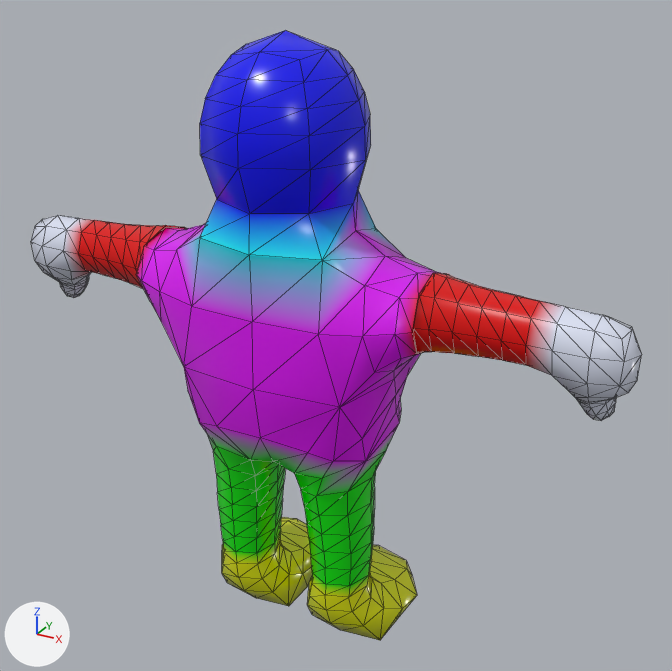
The glTF model do-not-drop/assets/models/characters/gel/gel_body_lod1.glb: old version first, new version second.
Both versions are drawn from a 50 mm camera at (1.238, -1.997, 1.988) aimed at (0.086, 0.096, 0.942). The lights are fixed; the arrows at lower left show +X, +Y and +Z. The older version comes first. Shape keys are drawn at the values saved in each file. Mesh edges are drawn as thin lines.

Objects in the first picture: 'GelBodyLOD1'.
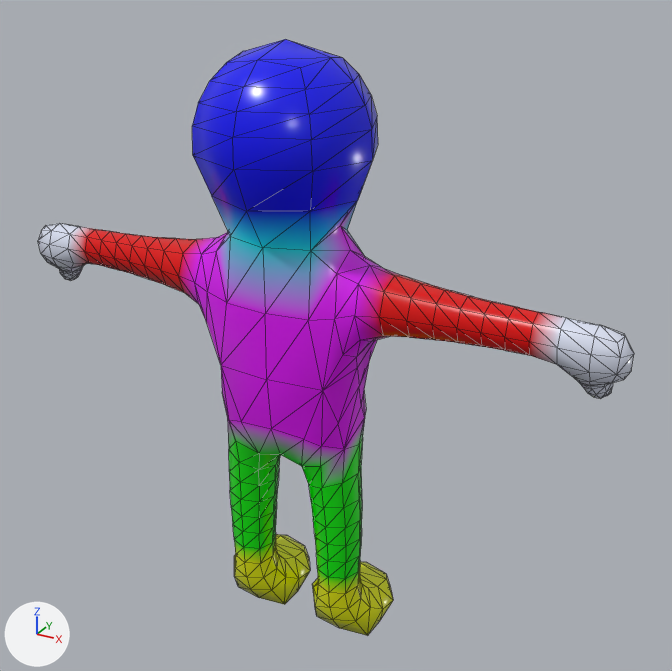
Where the change shows, as pixel boxes [x1, y1, x2, y2] in the pictures (672 x 671 px):
'GelBodyLOD1', reshaped
    before: [31, 30, 642, 640]
    after: [38, 39, 634, 636]

The edits, one by one:
In shape key 'general_thickness' (key_0_general_thickness), value goes from 1.0 to 0.0.
In shape key 'belly' (key_1_belly), value goes from 1.0 to 0.0.
In shape key 'chest' (key_2_chest), value goes from 1.0 to 0.0.
In shape key 'shoulders' (key_3_shoulders), value goes from 1.0 to 0.0.
In shape key 'hips' (key_4_hips), value goes from 1.0 to 0.0.
In shape key 'arm_thickness' (key_5_arm_thickness), value goes from 1.0 to 0.0.
In shape key 'leg_thickness' (key_6_leg_thickness), value goes from 1.0 to 0.0.
In shape key 'hand_size' (key_7_hand_size), value goes from 1.0 to 0.0.
In shape key 'foot_size' (key_8_foot_size), value goes from 1.0 to 0.0.
In shape key 'head_shape' (key_9_head_shape), value goes from 1.0 to 0.0.
In shape key 'neck_thickness' (key_10_neck_thickness), value goes from 1.0 to 0.0.
